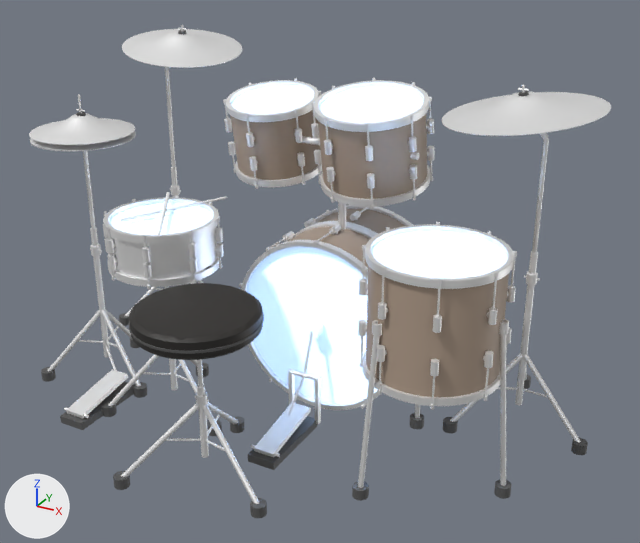
Before and after pictures for a commit that changed the Blender file art/blender/harukiya_drumkit.blend.
Both versions are drawn from a camera (50 mm lens) standing at (1.5, -2.39, 1.74) and looking at (0.2, -0.01, 0.55). Lighting does not change. The marker at lower left points along +X, +Y and +Z. The older version comes first.

The first picture shows 'DrumKit_BassPedal_KitNickel', 'DrumKit_HiHatPedal_KitNickel', 'DrumKit_HiHatUpper_KitBronze', 'DrumKit_StickLeft_KitSticks', 'DrumKit_StickRight_KitSticks', 'DrumKit_static_KitBronze', 'DrumKit_static_KitHide', 'DrumKit_static_KitNickel', 'DrumKit_static_KitRubber', 'DrumKit_static_KitSeat', 'DrumKit_static_KitWalnut' and 2 more.
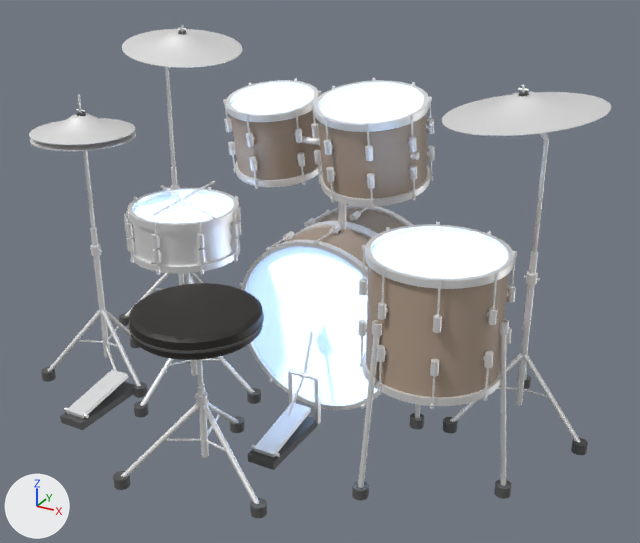
The change, as a diff of the scene's bpy script:
```diff
--- a/art/blender/harukiya_drumkit.blend.py
+++ b/art/blender/harukiya_drumkit.blend.py
@@ me_drumkit_static_kithide @@
-me_drumkit_static_kithide.from_pydata(...)  # 960 vertices, 1880 faces; spans x -0.461..0.861, y -0.396..0.431, z 0.032..1.102
+me_drumkit_static_kithide.from_pydata(...)  # 960 vertices, 1880 faces; spans x -0.461..0.861, y -0.341..0.431, z 0.032..1.102
+# me_drumkit_static_kithide part 1: the loose piece of 96 vertices spanning x -0.461..-0.109, y -0.396..-0.044, z 0.714..0.716 is turned 30 degrees about the z axis through its middle, then moved by (0.0, 0.12, 0.0)
+# other edits to the shape of me_drumkit_static_kithide do not show in these pictures
 me_drumkit_static_kithide.materials.append(mat_kithide)
@@ me_drumkit_static_kitnickel @@
 me_drumkit_static_kitnickel.from_pydata(...)  # 10160 vertices, 18688 faces; spans x -0.88..1.07, y -0.68..0.62, z 0.01..1.24
+# me_drumkit_static_kitnickel part 2: the loose piece of 192 vertices spanning x -0.46..-0.11, y -0.4..-0.04, z 0.57..0.71 is turned 30 degrees about the z axis through its middle, then moved by (0.0, 0.12, 0.0)
+# me_drumkit_static_kitnickel part 3: the loose piece of 192 vertices spanning x -0.47..-0.1, y -0.41..-0.03, z 0.56..0.58 is turned 30 degrees about the z axis through its middle, then moved by (0.0, 0.12, 0.0)
+# me_drumkit_static_kitnickel part 4: the loose piece of 20 vertices spanning x -0.47..-0.45, y -0.3..-0.28, z 0.6..0.64 is moved by (0.06, 0.04, 0.0)
+# me_drumkit_static_kitnickel part 5: the loose piece of 20 vertices spanning x -0.37..-0.35, y -0.41..-0.38, z 0.6..0.64 is moved by (0.1, 0.11, 0.0)
+# me_drumkit_static_kitnickel part 6: the loose piece of 20 vertices spanning x -0.22..-0.2, y -0.41..-0.38, z 0.6..0.64 is moved by (0.08, 0.18, 0.0)
+# me_drumkit_static_kitnickel part 7: the loose piece of 20 vertices spanning x -0.12..-0.1, y -0.3..-0.28, z 0.6..0.64 is moved by (0.01, 0.22, 0.0)
+# me_drumkit_static_kitnickel part 8: the loose piece of 20 vertices spanning x -0.12..-0.1, y -0.16..-0.14, z 0.6..0.64 is moved by (-0.06, 0.2, 0.0)
+# me_drumkit_static_kitnickel part 9: 1364 of the vertices in x -0.49..-0.06, y -0.41..0.02, z 0.02..0.74 are turned 30 degrees about the z axis through their middle, then moved by (-0.01, 0.12, 0.0)
 me_drumkit_static_kitnickel.materials.append(mat_kitnickel)
@@ me_drumkit_static_kitrubber @@
 me_drumkit_static_kitrubber.from_pydata(...)  # 1320 vertices, 2540 faces; spans x -0.9..1.09, y -0.7..0.64, z 0.0..1.22
+# me_drumkit_static_kitrubber part 10: the loose piece of 32 vertices spanning x -0.09..-0.04, y -0.32..-0.27, z 0.0..0.04 is turned 30 degrees about the z axis through its middle, then moved by (0.01, 0.24, 0.0)
+# me_drumkit_static_kitrubber part 11: the loose piece of 32 vertices spanning x -0.49..-0.44, y -0.4..-0.35, z 0.0..0.04 is turned 30 degrees about the z axis through its middle, then moved by (0.1, 0.05, 0.0)
+# me_drumkit_static_kitrubber part 12: the loose piece of 32 vertices spanning x -0.36..-0.31, y -0.01..0.04, z 0.0..0.04 is turned 30 degrees about the z axis through its middle, then moved by (-0.11, 0.07, 0.0)
 me_drumkit_static_kitrubber.materials.append(mat_kitrubber)
@@ ob_drumkit_stickleft_kitsticks @@
 ob_drumkit_stickleft_kitsticks = bpy.data.objects.new('DrumKit_StickLeft_KitSticks', me_drumkit_stickleft_kitsticks)
-ob_drumkit_stickleft_kitsticks.location = (-0.327, -0.23, 0.733)
+ob_drumkit_stickleft_kitsticks.location = (-0.316, -0.129, 0.733)
@@ ob_drumkit_stickright_kitsticks @@
 ob_drumkit_stickright_kitsticks = bpy.data.objects.new('DrumKit_StickRight_KitSticks', me_drumkit_stickright_kitsticks)
-ob_drumkit_stickright_kitsticks.location = (-0.325, -0.143, 0.746)
+ob_drumkit_stickright_kitsticks.location = (-0.358, -0.053, 0.746)
```

Boxes [x1, y1, x2, y2] around the edits, measured in the pictures (640 x 543 px; the box of a moved part takes in the faces that stretch with it):
'DrumKit_static_KitHide', reshaped (6% narrower): before [109, 86, 508, 404]; after [133, 86, 508, 404]
'DrumKit_StickLeft_KitSticks', moved: before [121, 197, 227, 222]; after [153, 181, 216, 217]
'DrumKit_StickRight_KitSticks', moved: before [158, 192, 170, 236]; after [160, 185, 216, 219]
part 1 of me_drumkit_static_kithide, moved or reshaped: before [109, 203, 213, 235]; after [133, 193, 234, 223]
part 2 of me_drumkit_static_kitnickel, moved or reshaped: before [110, 228, 217, 279]; after [132, 217, 236, 266]
part 3 of me_drumkit_static_kitnickel, moved or reshaped: before [108, 257, 220, 287]; after [132, 239, 240, 274]
part 4 of me_drumkit_static_kitnickel, moved or reshaped: before [104, 238, 108, 252]; after [127, 237, 135, 252]
part 5 of me_drumkit_static_kitnickel, moved or reshaped: before [107, 254, 116, 269]; after [153, 248, 161, 263]
part 6 of me_drumkit_static_kitnickel, moved or reshaped: before [143, 262, 152, 278]; after [197, 248, 205, 263]
part 7 of me_drumkit_static_kitnickel, moved or reshaped: before [190, 257, 198, 273]; after [231, 236, 239, 251]
part 8 of me_drumkit_static_kitnickel, moved or reshaped: before [216, 242, 224, 257]; after [236, 221, 241, 235]
part 9 of me_drumkit_static_kitnickel, moved or reshaped: before [103, 195, 223, 406]; after [124, 187, 255, 406]
part 10 of me_drumkit_static_kitrubber, moved or reshaped: before [207, 420, 222, 436]; after [247, 388, 261, 404]
part 11 of me_drumkit_static_kitrubber, moved or reshaped: before [102, 401, 117, 417]; after [134, 401, 149, 417]
part 12 of me_drumkit_static_kitrubber, moved or reshaped (not visible afterwards): before [196, 363, 209, 377]
